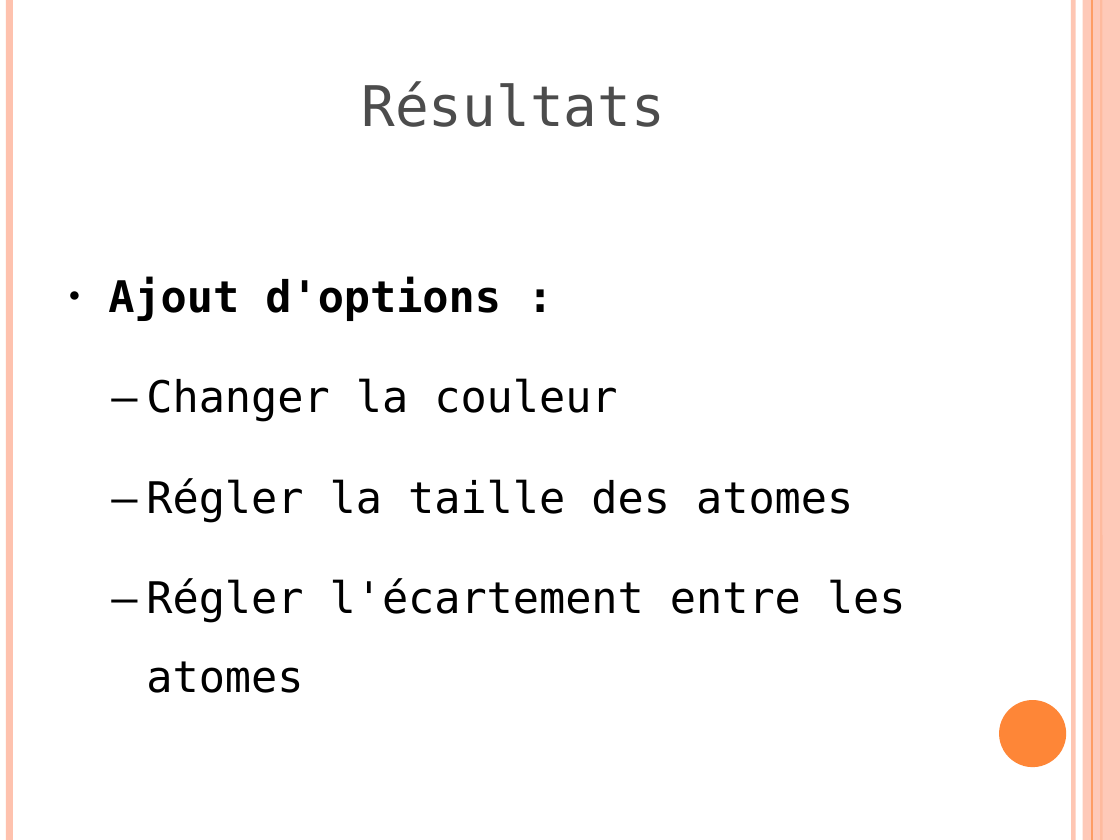
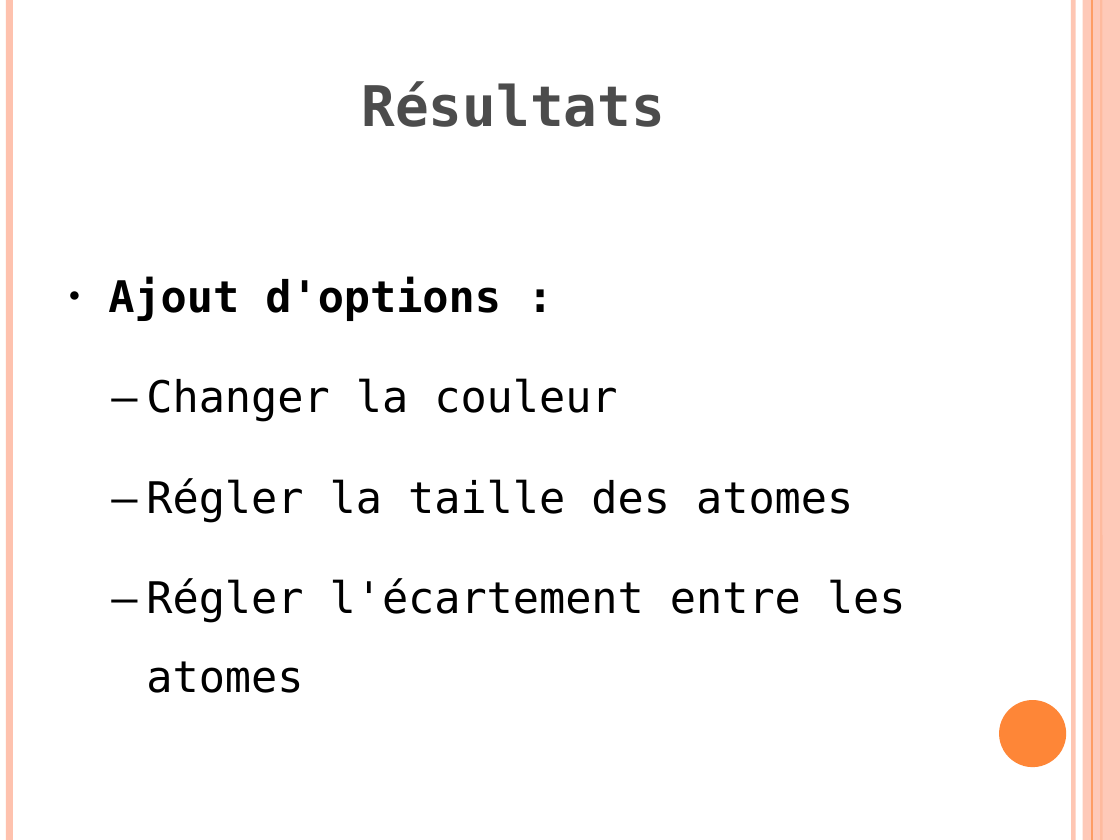
Before and after one commit to klnkg/cristallo3d, a slide deck: slide 7 of presentation finalegwen - ajout guillaume.odp (slide 9 before the commit). Drawn at 1120x840 pixels with LibreOffice and Linux fonts; fonts in the diff are those of the drawing. Boxes give left, top, right and bottom in pixels: in the first picture for what was removed or moved away, otherwise in the second. Text is boxed around its words. In the diff, an @@ line names an element or a change of style, - is before the commit and + after.

```diff
--- a/presentation finalegwen - ajout guillaume.odp
+++ b/presentation finalegwen - ajout guillaume.odp
@@ title "Résultats" at bbox=[362, 81, 665, 127]: bold on @@
```
Also in this commit, not shown: 6 other slides changed, 2 slides removed.
